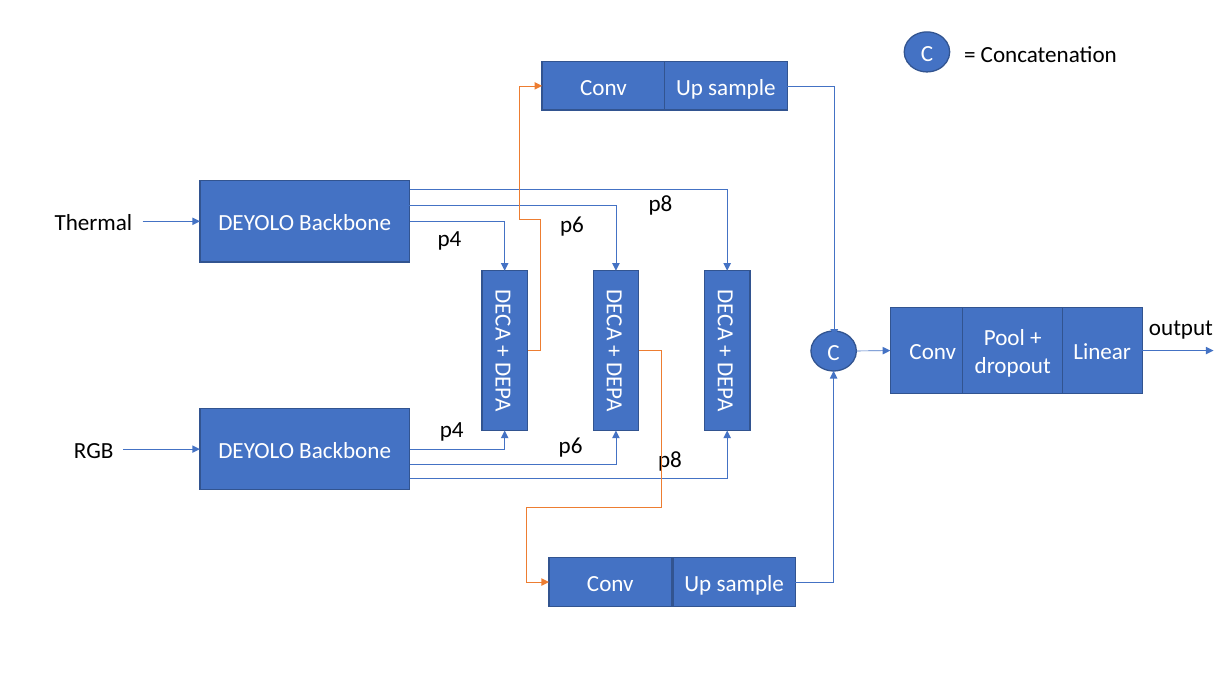
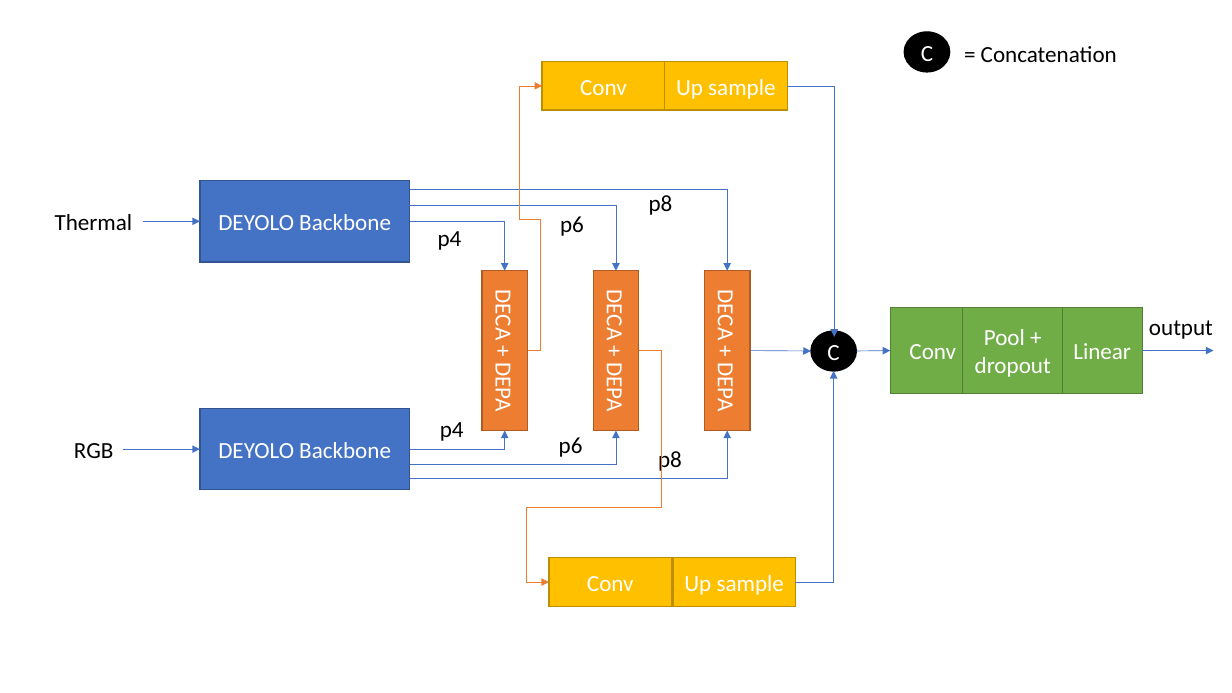
Before and after one commit to BalIqbalBal/DEYOLO-Classification, a slide deck: slide 1 of Model Diagram/DEYOLOCLASS.pptx. Drawn at 1232x693 pixels with LibreOffice and Linux fonts; fonts in the diff are those of the drawing. Boxes give left, top, right and bottom in pixels: in the first picture for what was removed or moved away, otherwise in the second. Text is boxed around its words. In the diff, an @@ line names an element or a change of style, - is before the commit and + after.

```diff
--- a/Model Diagram/DEYOLOCLASS.pptx
+++ b/Model Diagram/DEYOLOCLASS.pptx
@@ ellipse "C" at <box>905,32,950,72</box>: fill #4472C4 to #000000; outline #325491 1 pt to #000000 1 pt @@
@@ fill #4472C4 to #ED7D31; outline #325491 1 pt to #AF5C24 1 pt in 3 elements at <box>482,271,528,431</box>, <box>593,271,639,431</box>, <box>705,271,750,431</box> @@
@@ fill #4472C4 to #70AD47; outline #325491 1 pt to #538035 1 pt in 3 elements at <box>891,308,976,394</box>, <box>963,308,1064,394</box>, <box>1063,308,1143,394</box> @@
@@ arrow added from (750, 350) to (811, 351), #4472C4 0.5 pt @@
@@ ellipse "C" at <box>811,331,857,371</box>: fill #4472C4 to #000000; outline #325491 1 pt to #000000 1 pt @@
@@ fill #4472C4 to #FFC000; outline #325491 1 pt to #BD8E00 1 pt in 4 elements at <box>549,558,672,606</box>, <box>543,62,665,110</box>, <box>665,62,787,110</box>, <box>673,558,796,606</box> @@
```
Also in this commit, not shown: 10 other files.
